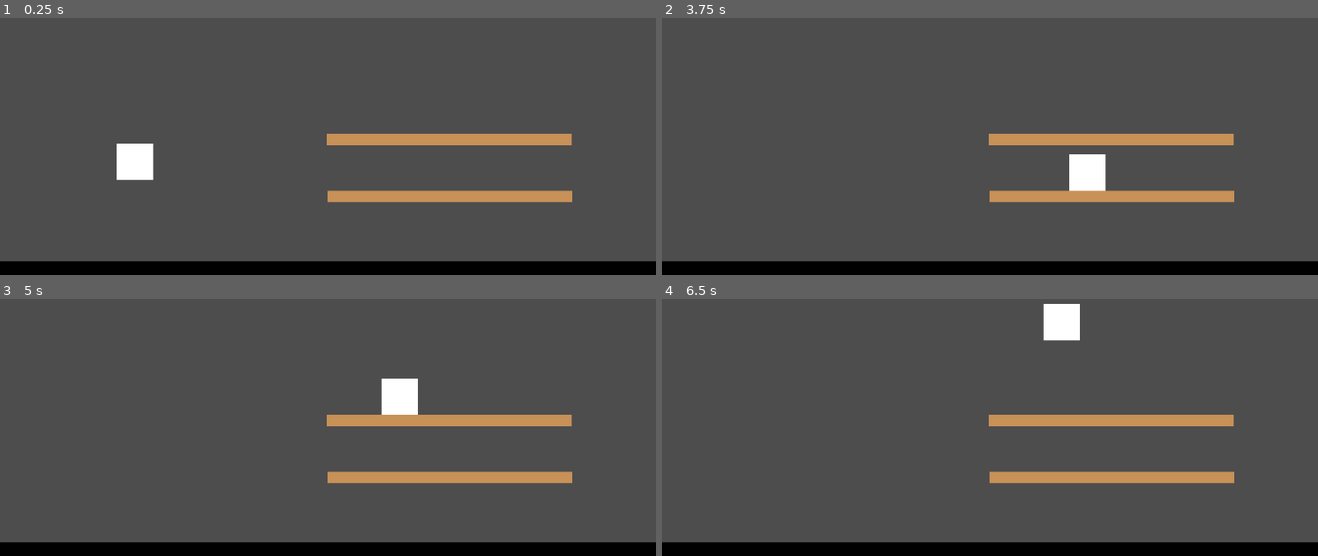
Above: before the commit, frames 1-4 (two rows, left to right).
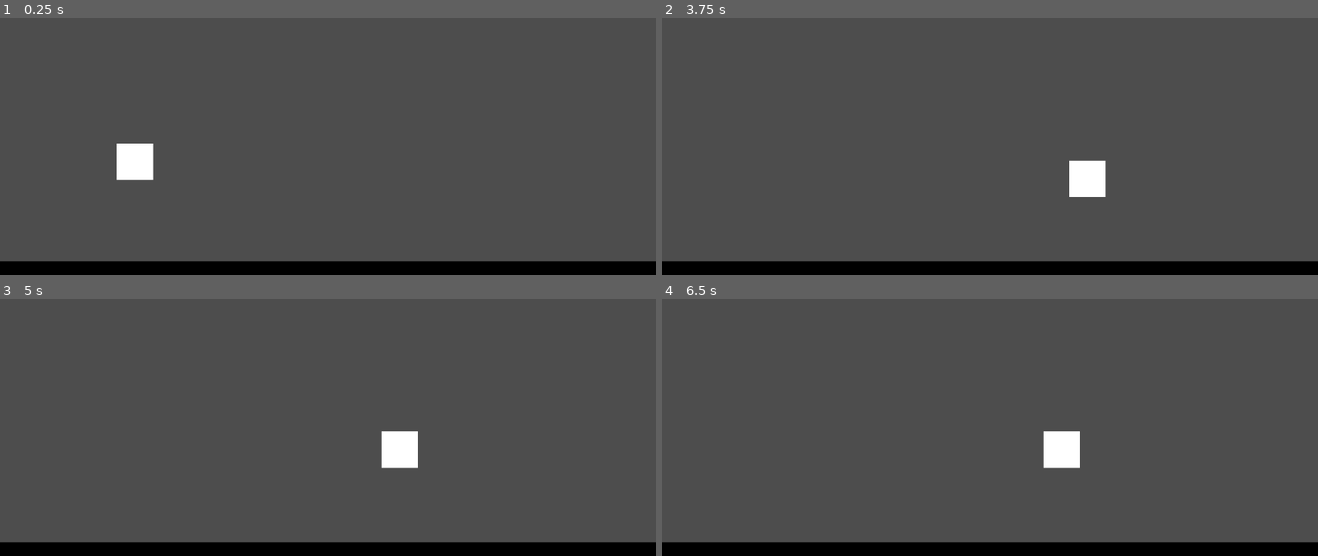
Above: after the commit, the same moments.

Repository: MooNiZZ/MechanicallyChallenged
Game: Godot game, scene res://world.tscn
The game is run twice, just before and just after one commit, with the same random seed, the same clock (stepped at 60 frames per second) and the same inputs.
Inputs:
- Up to frame 1 (0.25 s): no input
- Up to frame 2 (3.75 s): hold D (move_right) 0.53-2.03 s; tap Space (jump) at 0.77, 1.52, 3.02 s; hold A (move_left) 2.03-2.78 s; hold D (move_right) from 2.78 s (still down)
- Up to frame 3 (5 s): tap Space (jump) at 3.77, 4.52 s; release D (move_right) at 4.28 s; hold A (move_left) from 4.28 s (still down)
- Up to frame 4 (6.5 s): release A (move_left) at 5.03 s; hold D (move_right) 5.03-5.78 s; hold A (move_left) from 5.78 s (still down); tap Space (jump) at 6.02 s

The runs differ from the first frame. In frame 1, 3.5% of the frame differs, in the area x 49-88%, y 45-72%; in frame 2, 3.6%; in frame 3, 5.1%; in frame 4, 5.1%, in the area x 49-88%, y 1-72%.

Commit message:
feat: started working on readme

Diff:
--- a/Godot/GDScript/Tani/project.godot
+++ b/Godot/GDScript/Tani/project.godot
@@ -15,6 +15,10 @@
 run/main_scene="res://world.tscn"
 config/features=PackedStringArray("4.2", "Mobile")
 config/icon="res://icon.svg"
+
+[editor]
+
+movie_writer/movie_file="C:/Users/tanis/OneDrive/Desktop/GameDev/Godot3D/MechanicallyChallenged/Godot/GDScript/Tani/game.png"
 
 [input]
 
--- a/Godot/GDScript/Tani/world.tscn
+++ b/Godot/GDScript/Tani/world.tscn
@@ -12,21 +12,7 @@
 [sub_resource type="RectangleShape2D" id="RectangleShape2D_y3ly4"]
 size = Vector2(64, 64)
 
-[sub_resource type="Gradient" id="Gradient_ijcy6"]
-offsets = PackedFloat32Array(0)
-colors = PackedColorArray(0.781933, 0.572413, 0.346315, 1)
-
-[sub_resource type="GradientTexture2D" id="GradientTexture2D_7xxt2"]
-gradient = SubResource("Gradient_ijcy6")
-
-[sub_resource type="RectangleShape2D" id="RectangleShape2D_ly1ys"]
-size = Vector2(64, 64)
-
 [node name="World" type="Node"]
-
-[node name="Player" parent="." instance=ExtResource("1_c1tf3")]
-position = Vector2(237, 416)
-collision_mask = 3
 
 [node name="Ground" type="StaticBody2D" parent="."]
 position = Vector2(544, 639)
@@ -39,30 +25,6 @@
 [node name="CollisionShape2D" type="CollisionShape2D" parent="Ground"]
 shape = SubResource("RectangleShape2D_y3ly4")
 
-[node name="Drop Down Platform" type="StaticBody2D" parent="." groups=["Drop-Down"]]
-position = Vector2(790, 510)
-scale = Vector2(6.72, 0.319998)
-collision_layer = 2
-collision_mask = 0
-metadata/_edit_group_ = true
-
-[node name="Sprite2D" type="Sprite2D" parent="Drop Down Platform"]
-texture = SubResource("GradientTexture2D_7xxt2")
-
-[node name="CollisionShape2D" type="CollisionShape2D" parent="Drop Down Platform"]
-shape = SubResource("RectangleShape2D_ly1ys")
-one_way_collision = true
-
-[node name="Drop Down Platform2" type="StaticBody2D" parent="." groups=["Drop-Down"]]
-position = Vector2(789, 410)
-scale = Vector2(6.72, 0.319998)
-collision_layer = 2
-collision_mask = 0
-metadata/_edit_group_ = true
-
-[node name="Sprite2D" type="Sprite2D" parent="Drop Down Platform2"]
-texture = SubResource("GradientTexture2D_7xxt2")
-
-[node name="CollisionShape2D" type="CollisionShape2D" parent="Drop Down Platform2"]
-shape = SubResource("RectangleShape2D_ly1ys")
-one_way_collision = true
+[node name="Player" parent="." instance=ExtResource("1_c1tf3")]
+position = Vector2(237, 416)
+collision_mask = 3
Binary file added: Godot/GDScript/Tani/readme_assets/input_map.png
Binary file added: Godot/GDScript/Tani/readme_assets/moving_player.gif
Binary file added: Godot/GDScript/Tani/readme_assets/player_scene.png
Binary file added: Godot/GDScript/Tani/readme_assets/world.png
Not shown: 1 places in Godot/GDScript/Tani/world.tscn that only renumber resources
Not shown, changed: Godot/GDScript/Tani/.gitignore
Not shown, removed: Godot/GDScript/Tani/BLANK_README.md
Not shown, added: Godot/GDScript/Tani/README.md
